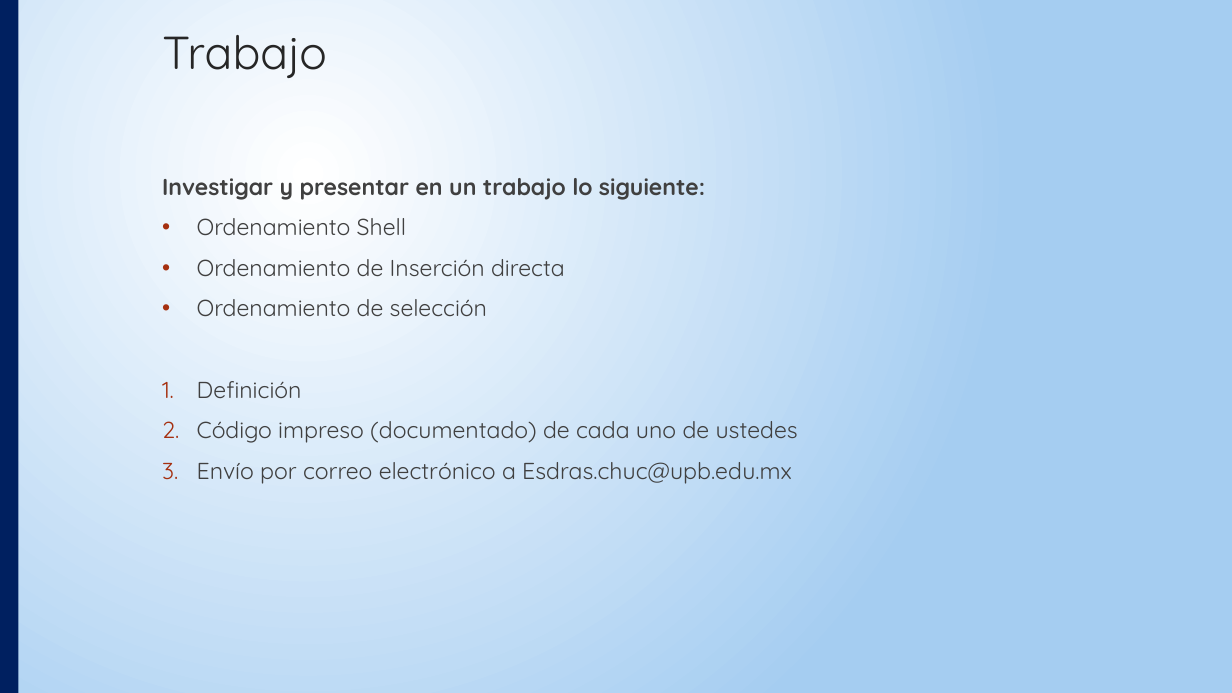
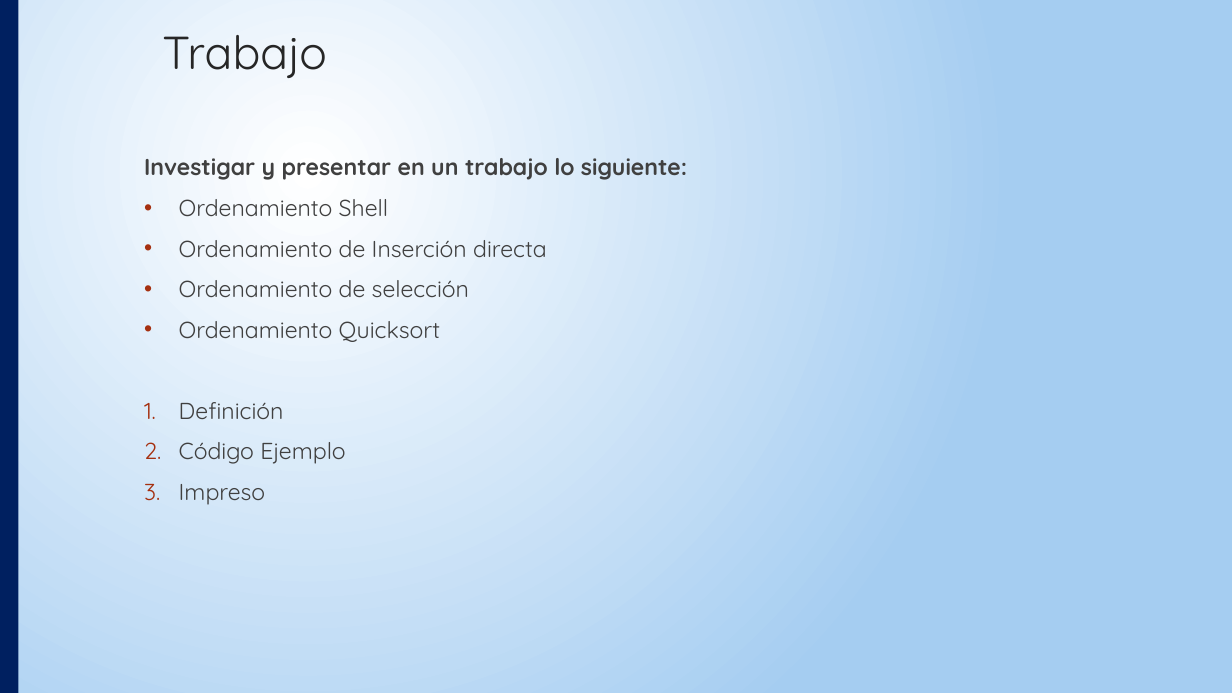
Before and after one commit to echuc/TecnicasProgramacion_UPB, a slide deck: slide 16 of Técnicas de Programación SESIONES UNIDAD 2.pptx (slide 18 before the commit). Drawn at 1232x693 pixels with LibreOffice and Linux fonts; fonts in the diff are those of the drawing. Boxes give left, top, right and bottom in pixels: in the first picture for what was removed or moved away, otherwise in the second. Text is boxed around its words. In the diff, an @@ line names an element or a change of style, - is before the commit and + after.

```diff
--- a/Técnicas de Programación SESIONES UNIDAD 2.pptx
+++ b/Técnicas de Programación SESIONES UNIDAD 2.pptx
@@ text "Investigar y presentar en un ...": place and size @@
-text "Investigar y presentar en un ..." at [162,178,798,484]
+text "Investigar y presentar en un ..." at [144,158,687,505]
@@ text at [179,321,440,342]: paragraph added @@
+• Ordenamiento Quicksort
@@ text at [179,442,345,505]: text changed @@
-2. Código impreso (documentado) de cada uno de ustedes
-3. Envío por correo electrónico a Esdras.chuc@upb.edu.mx
+2. Código Ejemplo
+3. Impreso
```
Also in this commit, not shown: 2 other slides changed, 2 slides removed.
